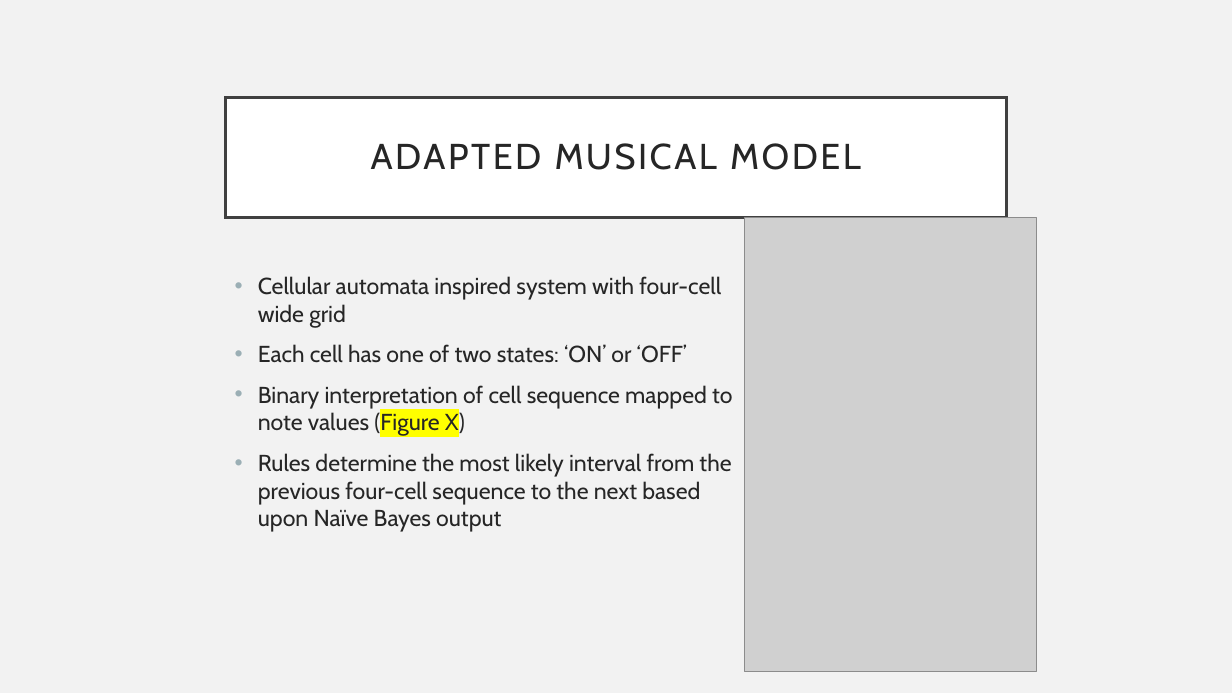
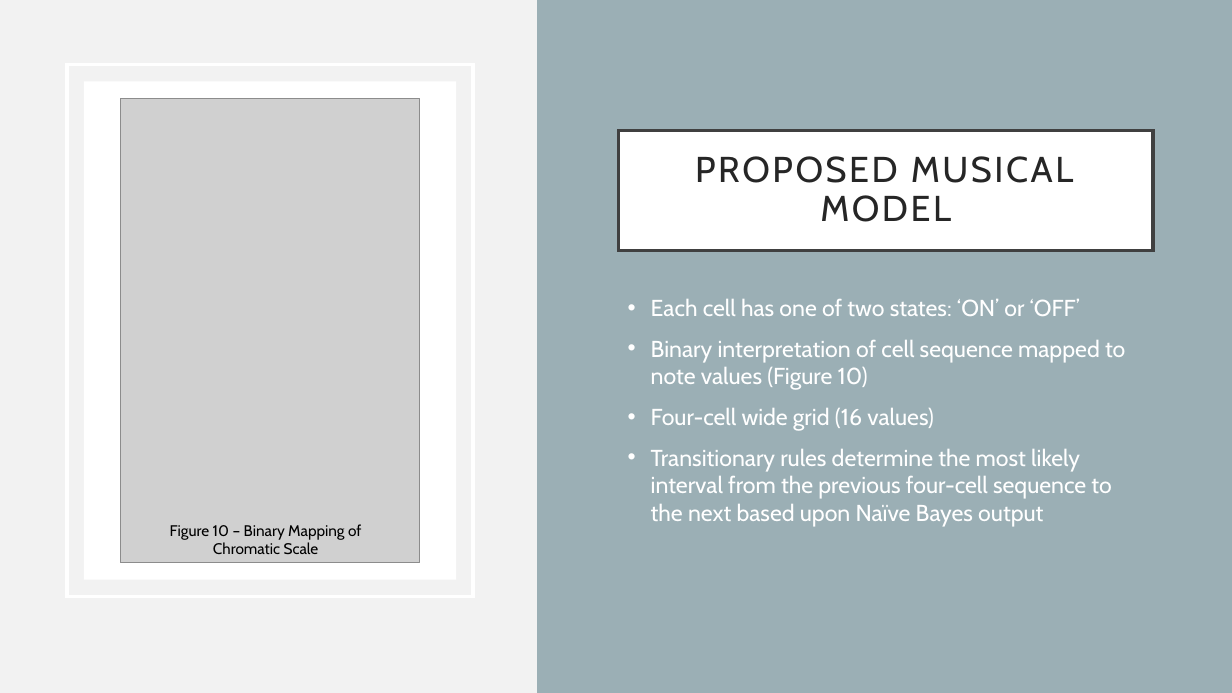
Before and after one commit to rstrelow001/CSCI-UR-Music-Composition, a slide deck: slide 17 of Presentations/MICS Presentation 1.0.pptx (slide 22 before the commit). Drawn at 1232x693 pixels with LibreOffice and Linux fonts; fonts in the diff are those of the drawing; grey boxes stand for pictures. Boxes give left, top, right and bottom in pixels: in the first picture for what was removed or moved away, otherwise in the second. Text is boxed around its words. In the diff, an @@ line names an element or a change of style, - is before the commit and + after.

```diff
--- a/Presentations/MICS Presentation 1.0.pptx
+++ b/Presentations/MICS Presentation 1.0.pptx
@@ rectangle added at (537,0,1232,693), fill #9BAFB5 @@
@@ rectangle added at (67,65,473,596), outline #FFFFFF 2.5 pt @@
@@ rectangle added at (84,81,457,579), fill #FFFFFF @@
@@ picture: place and size @@
-picture at (745,217,1038,671)
+picture at (120,98,420,563)
@@ title "PROPOSED MUSICAL MODEL": place and size @@
-title "PROPOSED MUSICAL MODEL" at (226,97,1006,217)
+title "PROPOSED MUSICAL MODEL" at (618,130,1153,250)
@@ title at (695,156,1073,222): text changed @@
-ADAPTED MUSICAL MODEL
+PROPOSED MUSICAL MODEL
@@ text at (258,276,721,328): paragraph removed @@
-• Cellular automata inspired system with four-cell wide grid
@@ text "Each cell has one of ...": place and size @@
-text "Each cell has one of ..." at (258,276,732,532)
+text "Each cell has one of ..." at (651,299,1125,527)
@@ text at (651,299,1080,316): text colour #262626 to #FFFFFF in "Each cell has one of two states: ..."; bullet colour #9BAFB5 to #FFFFFF @@
@@ text at (651,340,1125,527): text changed; text colour #262626 to #FFFFFF @@
-• Binary interpretation of cell sequence mapped to note values (Figure X)
-• Rules determine the most likely interval from the previous four-cell sequence to the next based upon Naïve Bayes output
+• Binary interpretation of cell sequence mapped to note values (Figure 10)
+• Four-cell wide grid (16 values)
+• Transitionary rules determine the most likely interval from the previous four-cell sequence to the next based upon Naïve Bayes output
@@ text added at (170,524,361,554), 12 pt, text #000000 @@
+Figure 10 – Binary Mapping of Chromatic Scale
```
Also in this commit, not shown: 14 other slides changed, 5 slides added, 10 slides removed, 32 other files.
